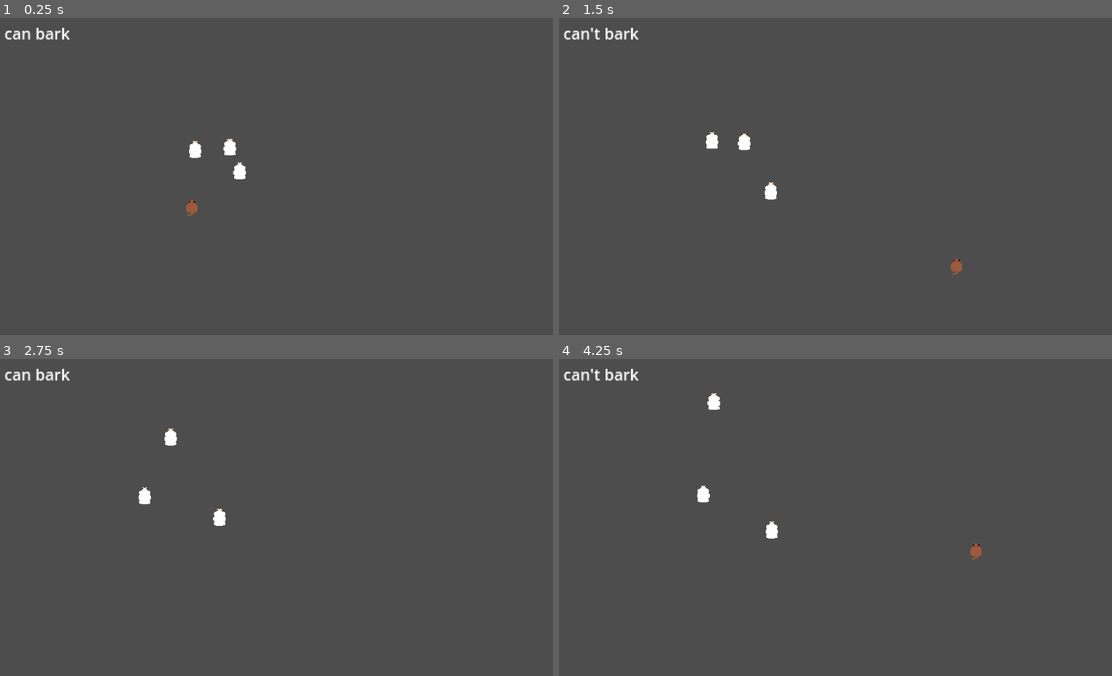
Above: before the commit, frames 1-4 (two rows, left to right).
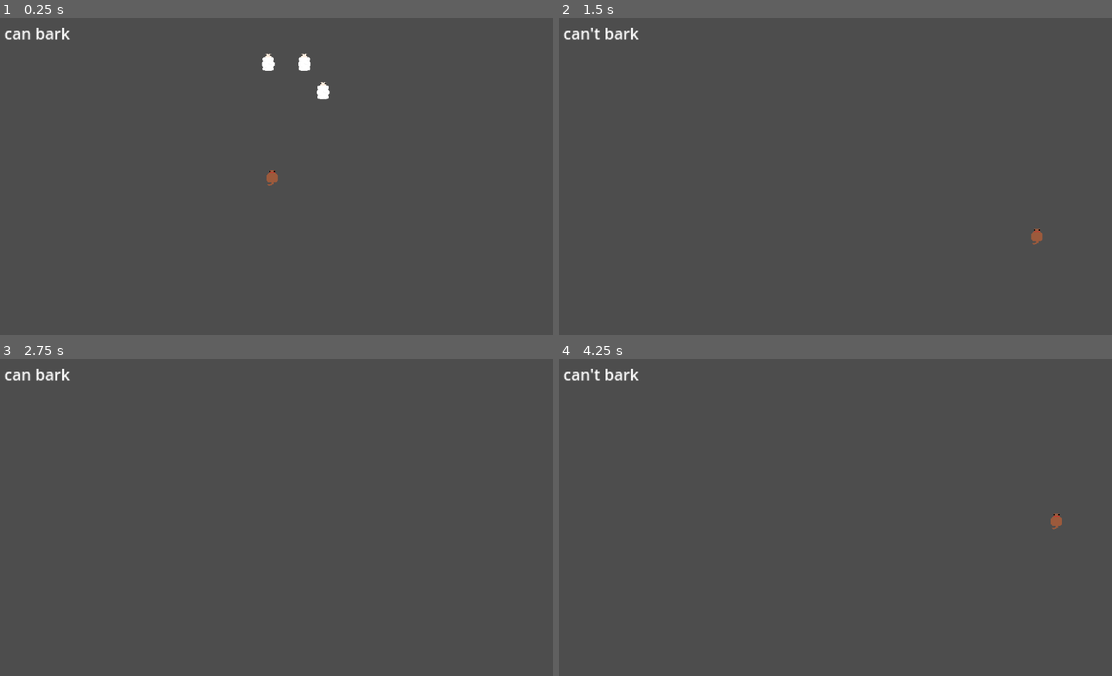
Above: after the commit, the same moments.

Repository: scooterd22/Bark-and-Fluffin
Game: Godot game, scene res://Farm.tscn
Two runs of this game, one before a commit and one after it. Both use one fixed random seed, a clock stepped at 60 frames per second and the inputs below.
Inputs:
- Up to frame 1 (0.25 s): no input
- Up to frame 2 (1.5 s): hold Right (ui_right) 0.53-1.28 s; tap B (Bark) at 0.6 s; hold Down (ui_down) from 1.28 s (still down); tap Shift (shift) at 1.35 s
- Up to frame 3 (2.75 s): release Down (ui_down) at 2.03 s; hold Right (ui_right) from 2.03 s (still down); tap B (Bark) at 2.1 s
- Up to frame 4 (4.25 s): release Right (ui_right) at 2.78 s; hold Up (ui_up) 2.78-3.53 s; tap Shift (shift) at 2.85 s; hold Left (ui_left) from 3.53 s (still down); tap B (Bark) at 3.6 s

The runs differ from the first frame. In frame 1, 0.8% of the frame differs, in the area x 33-60%, y 11-63%; in frame 2, 0.5%; in frame 3, 0.3%; in frame 4, 0.5%.

Commit message:
file backup

Diff:
--- a/Farm.tscn
+++ b/Farm.tscn
@@ -6,16 +6,16 @@
 [node name="Farm" type="Node2D"]
 
 [node name="Dog" parent="." instance=ExtResource("1_5e7ek")]
-position = Vector2(207, 193)
+position = Vector2(289, 162)
 
 [node name="Sheep" parent="." instance=ExtResource("2_ycshq")]
-position = Vector2(251, 129)
+position = Vector2(315, 71)
 
 [node name="Sheep2" parent="." instance=ExtResource("2_ycshq")]
-position = Vector2(260, 155)
+position = Vector2(346, 77)
 
 [node name="Sheep3" parent="." instance=ExtResource("2_ycshq")]
-position = Vector2(215, 134)
+position = Vector2(286, 72)
 
 [node name="Label" type="Label" parent="."]
 offset_left = 16.0
--- /dev/null
+++ b/Fence.tscn
@@ -0,0 +1,17 @@
+[gd_scene load_steps=3 format=3 uid="uid://b6ajlb8hvk0kv"]
+
+[ext_resource type="Texture2D" uid="uid://be1qnukyovxdp" path="res://icon.svg" id="1_3js22"]
+
+[sub_resource type="RectangleShape2D" id="RectangleShape2D_kn0do"]
+size = Vector2(104, 729)
+
+[node name="Fence" type="StaticBody2D"]
+
+[node name="Sprite2D" type="Sprite2D" parent="."]
+position = Vector2(-11.5, 300)
+scale = Vector2(0.820312, 5.6875)
+texture = ExtResource("1_3js22")
+
+[node name="CollisionShape2D" type="CollisionShape2D" parent="."]
+position = Vector2(-12, 301.5)
+shape = SubResource("RectangleShape2D_kn0do")
--- a/Sheep.gd
+++ b/Sheep.gd
@@ -6,7 +6,7 @@
 
 @export var wander_speed := 20.0 #speed feels really good!
 @export var flee_speed := 100.0
-@export var flee_distance := 20.0  # start fleeing if dog is closer than this
+@export var flee_distance := 100.0  # start fleeing if dog is closer than this
 @export var wander_change_interval := randi_range(1, 5) #currently this feels okay lol, not great but okay
 var wander_direction: Vector2 = Vector2.ZERO
 var wander_timer: float = 0.0
@@ -64,7 +64,7 @@
 			velocity = wander_direction * wander_speed #calculates speed with
 			# this handles collisions automatically
 
-		move_and_slide()
+	move_and_slide()
 
 
 	# do random movement for sheep
Binary file added: TilemapArt/fence.png
Not shown, added: TilemapArt/fence.png.import
